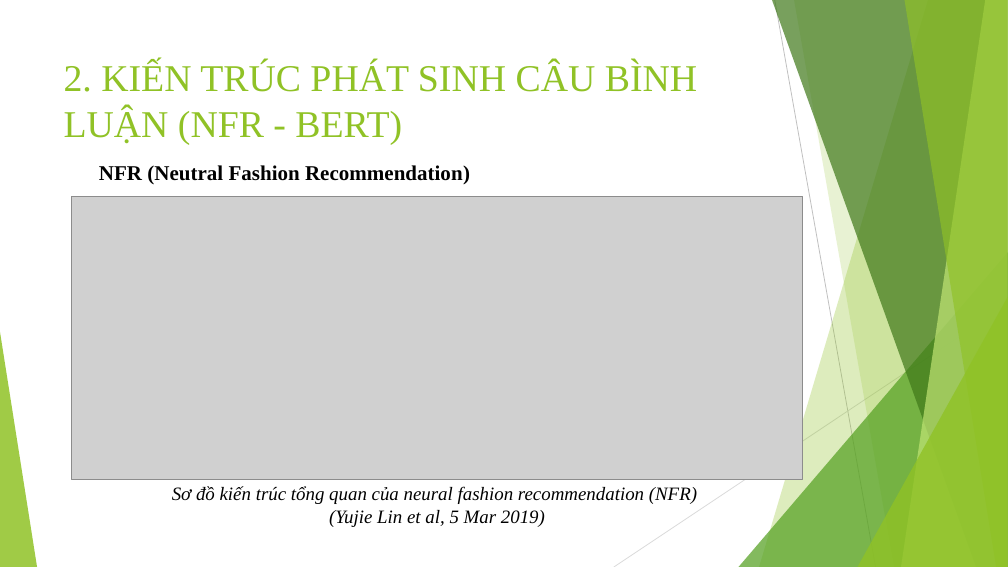
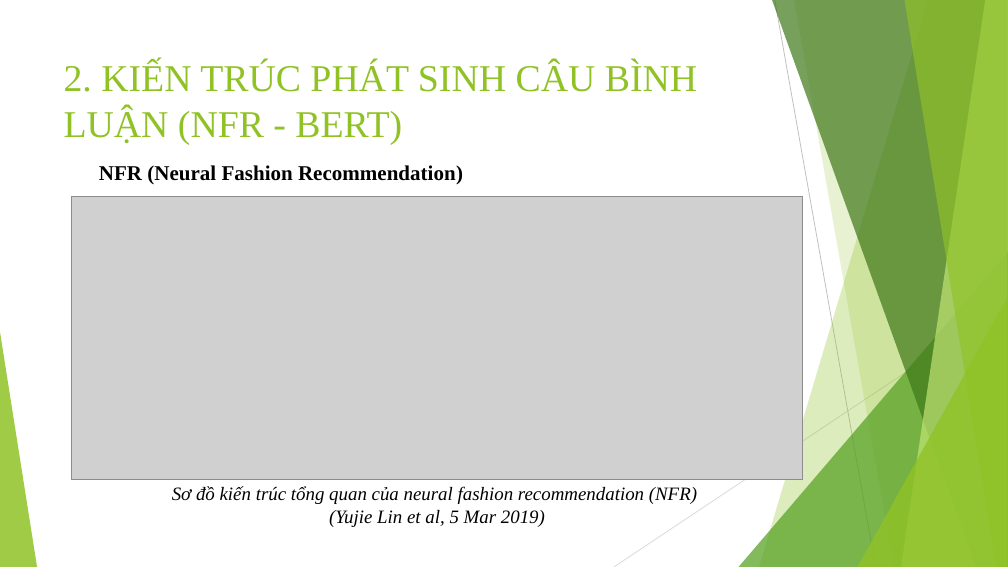
Before and after one commit to trungpham2701/TLCN-CommentGenerationForOutfit, a slide deck: slide 4 of BaoCaoTLCN.pptx. Drawn at 1008x567 pixels with LibreOffice and Linux fonts; fonts in the diff are those of the drawing; grey boxes stand for pictures. Boxes give left, top, right and bottom in pixels: in the first picture for what was removed or moved away, otherwise in the second. Text is boxed around its words. In the diff, an @@ line names an element or a change of style, - is before the commit and + after.

```diff
--- a/BaoCaoTLCN.pptx
+++ b/BaoCaoTLCN.pptx
@@ text at [99,165,463,185]: text changed @@
-NFR (Neutral Fashion Recommendation)
+NFR (Neural Fashion Recommendation)
```
Also in this commit, not shown: 5 other slides changed, 3 slides added.
